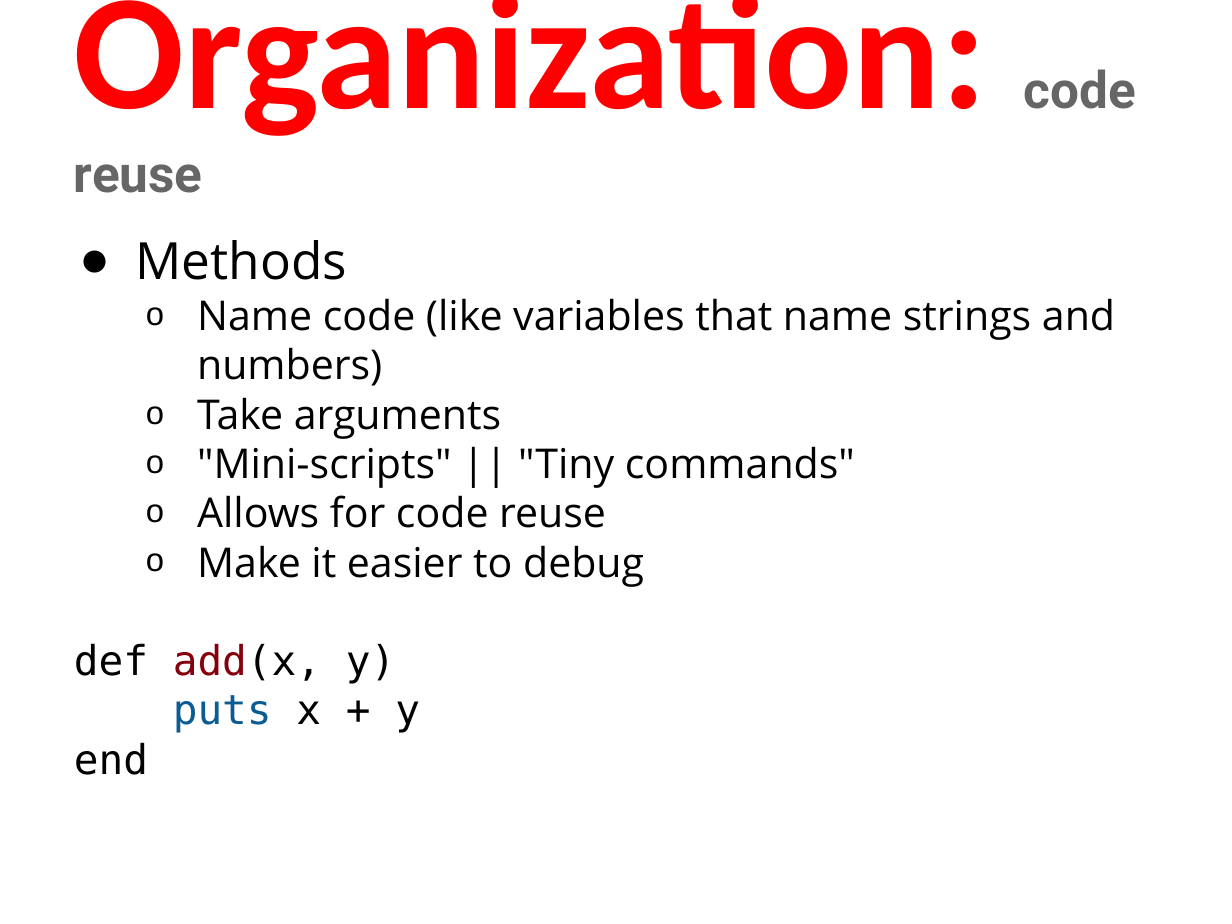
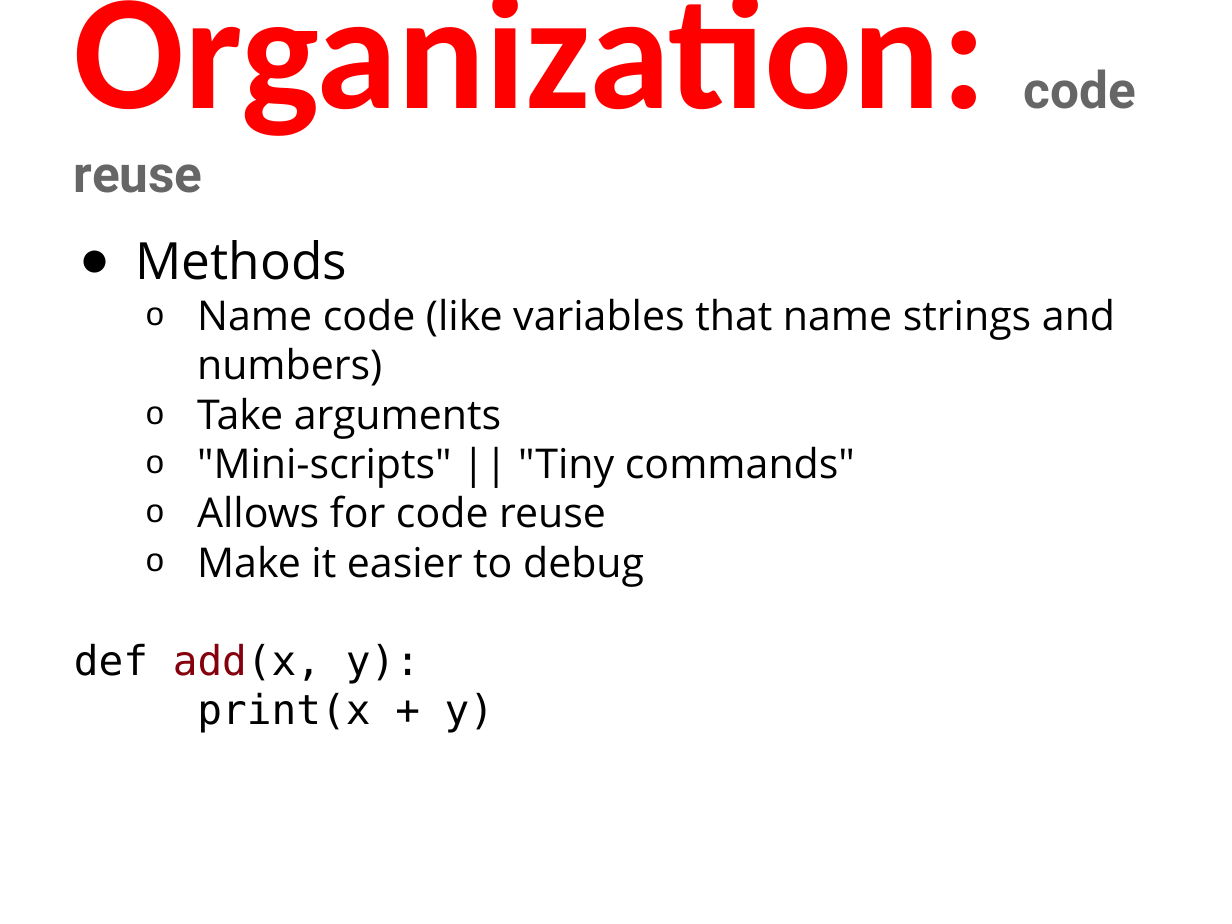
Before and after one commit to humanitiesprogramming/slides, a slide deck: slide 27 of 2017/python/B Done - ish/Python - Programming Concepts II.pptx. Drawn at 1232x924 pixels with LibreOffice and Linux fonts; fonts in the diff are those of the drawing. Boxes give left, top, right and bottom in pixels: in the first picture for what was removed or moved away, otherwise in the second. Text is boxed around its words. In the diff, an @@ line names an element or a change of style, - is before the commit and + after.

```diff
--- a/2017/python/B Done - ish/Python - Programming Concepts II.pptx
+++ b/2017/python/B Done - ish/Python - Programming Concepts II.pptx
@@ text at (x1=74, y1=643, x2=494, y2=733): text changed @@
-def add(x, y)
-puts x + y
-end
+def add(x, y):
+print(x + y)
```
Also in this commit, not shown: 2 other slides changed, 1 other file.
